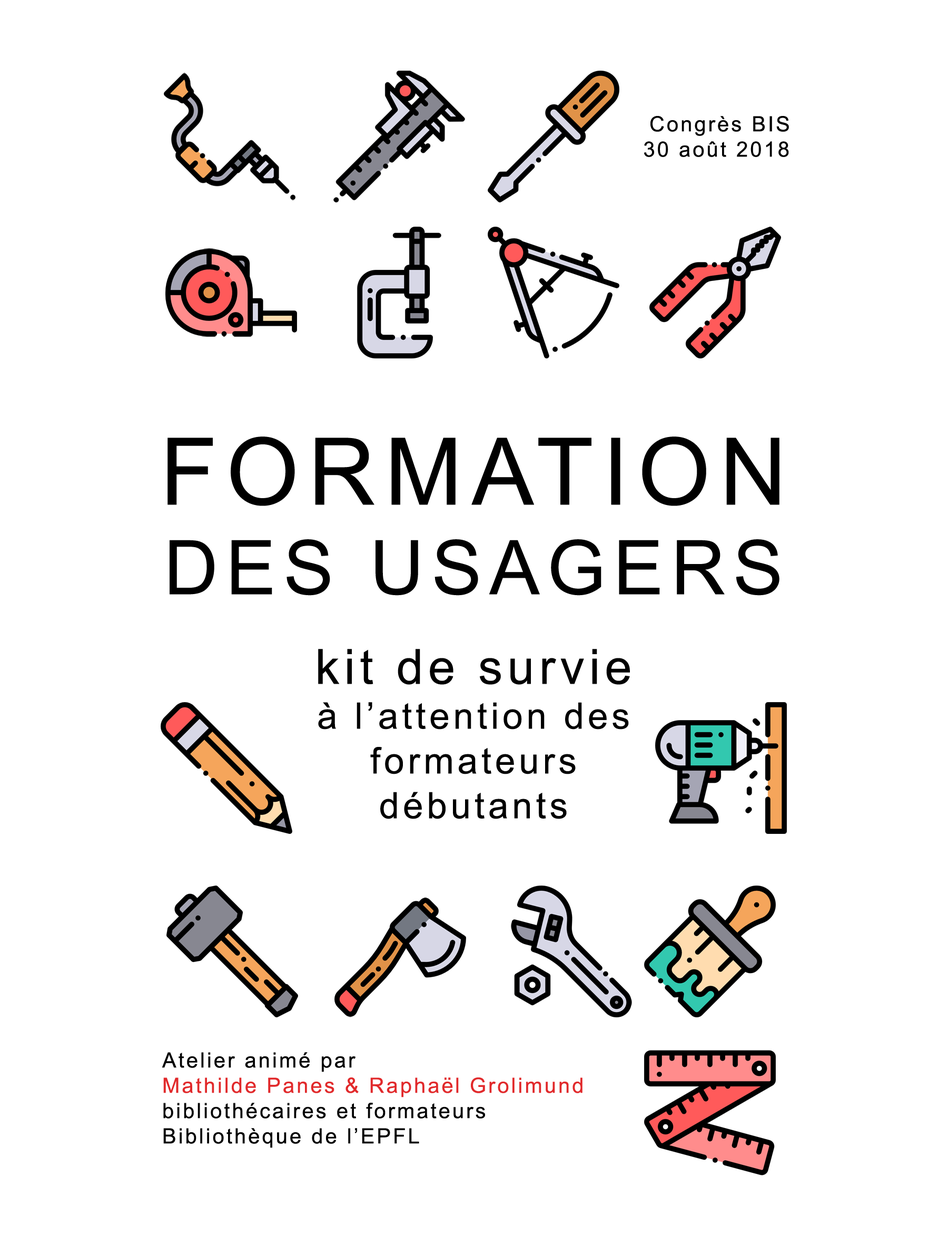
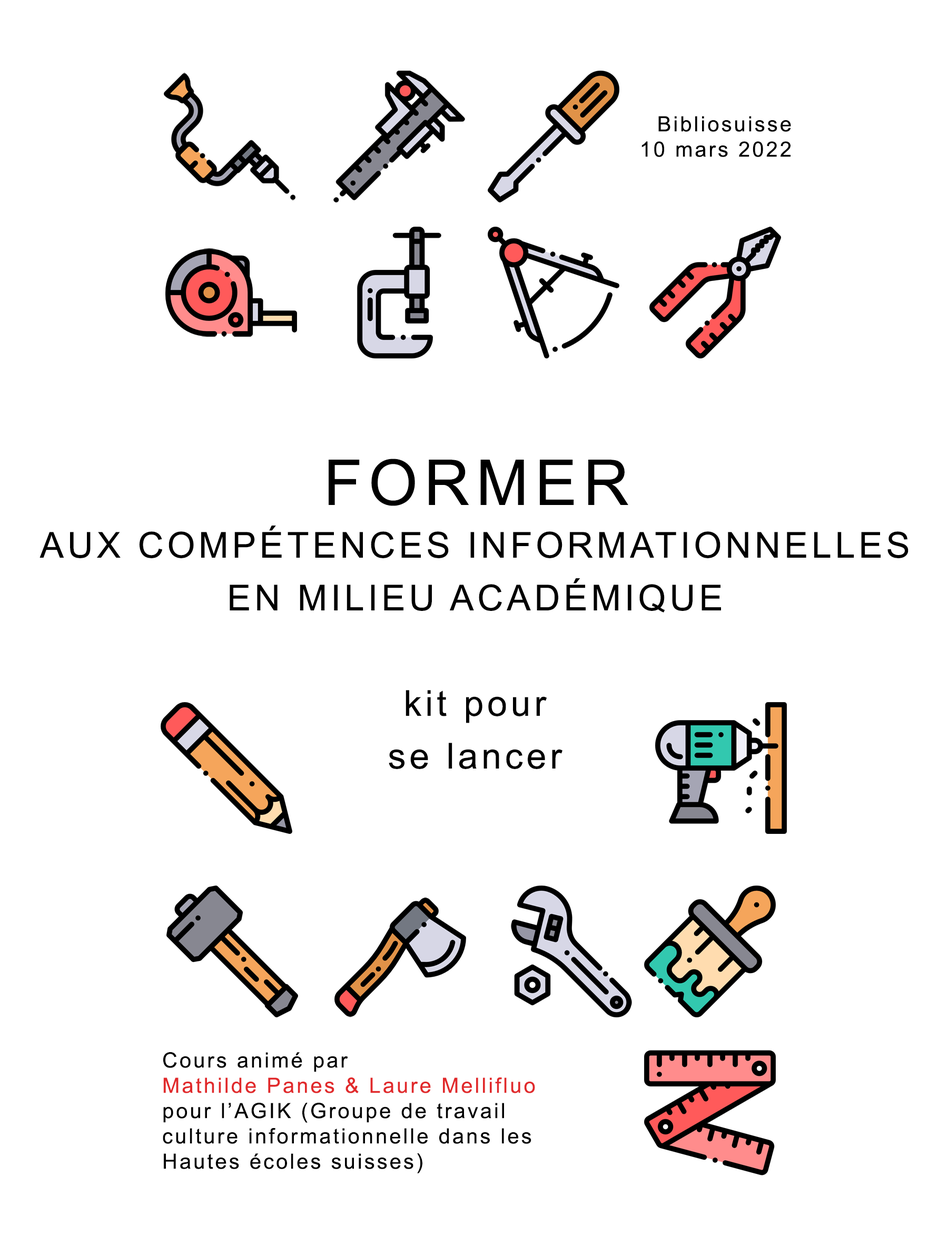
Two versions of the same layered image (948×1244). Layer-by-layer changes:
renamed "FORMATION DES USAGERS kit de survie à l’attention des formateur" to "FORMER aux compétences informationnelles en milieu académique", painted on it over [39, 436, 909, 819]
renamed "Congrès BIS 30 août 2018" to "Bibliosuisse 10 mars 2022", painted on it over [641, 115, 792, 158]
renamed "Atelier animé par Mathilde Panes & Raphaël Grolimund bibliothéc" to "Cours animé par Mathilde Panes & Laure Mellifluo pour l’AGIK (G", painted on it over [161, 1051, 583, 1173]
